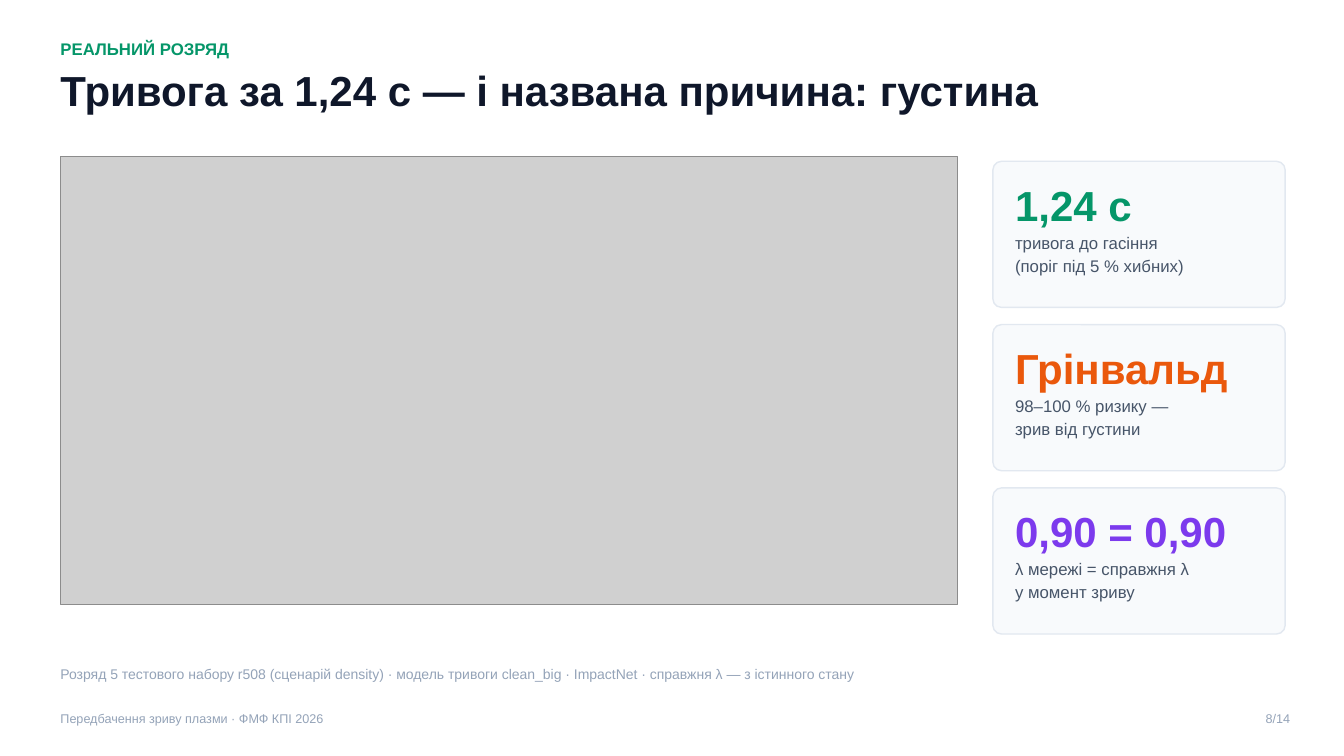
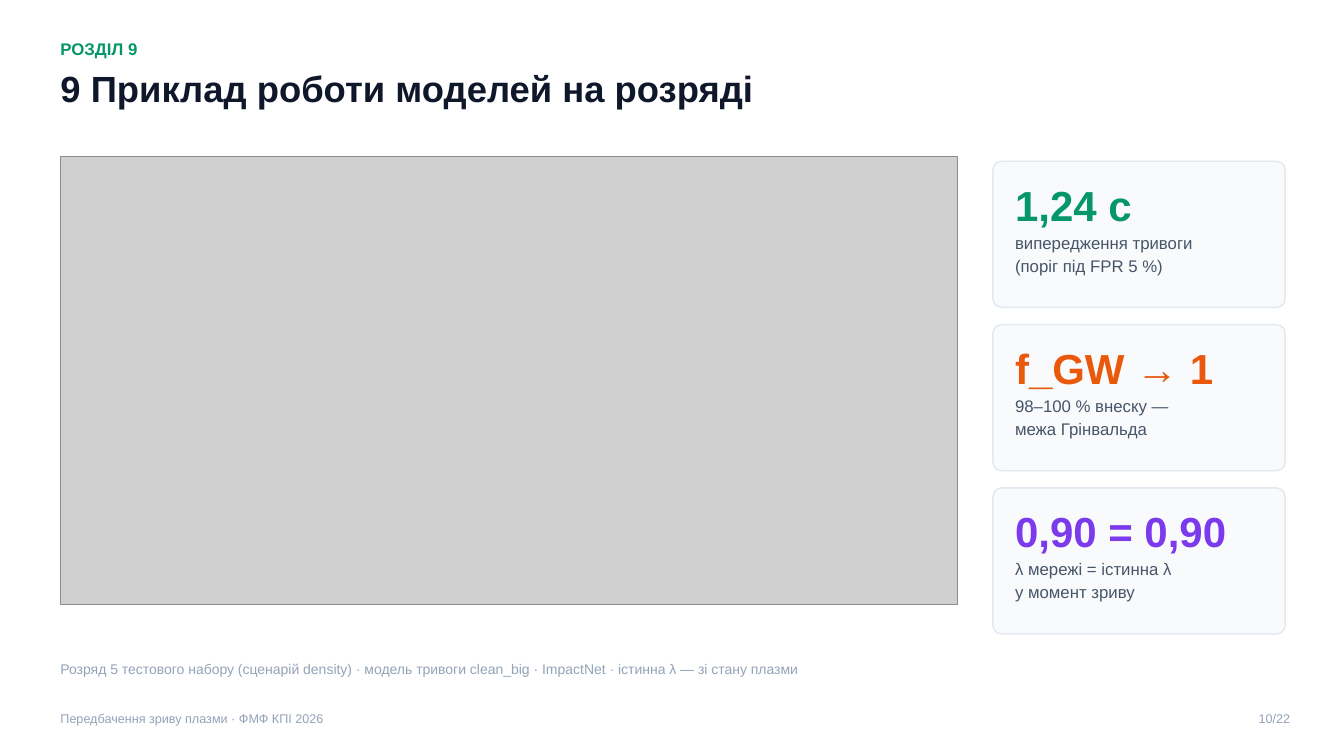
Before and after one commit to llllenah/plasma-disruption-prediction, a slide deck: slide 10 of docs/presentation.pptx (slide 8 before the commit). Drawn at 1344x756 pixels with LibreOffice and Linux fonts; fonts in the diff are those of the drawing; grey boxes stand for pictures. Boxes give left, top, right and bottom in pixels: in the first picture for what was removed or moved away, otherwise in the second. Text is boxed around its words. In the diff, an @@ line names an element or a change of style, - is before the commit and + after.

```diff
--- a/docs/presentation.pptx
+++ b/docs/presentation.pptx
@@ text at (x1=60, y1=43, x2=137, y2=59): text changed @@
-РЕАЛЬНИЙ РОЗРЯД
+РОЗДІЛ 9
@@ text at (x1=60, y1=75, x2=753, y2=110): text changed; size 30 to 26 pt @@
-Тривога за 1,24 с — і названа причина: густина
+9 Приклад роботи моделей на розряді
@@ text at (x1=1015, y1=240, x2=1193, y2=276): text changed @@
-тривога до гасіння
-(поріг під 5 % хибних)
+випередження тривоги
+(поріг під FPR 5 %)
@@ text at (x1=1015, y1=353, x2=1213, y2=439): text changed @@
-Грінвальд
-98–100 % ризику —
-зрив від густини
+f_GW → 1
+98–100 % внеску —
+межа Грінвальда
@@ text at (x1=1015, y1=563, x2=1171, y2=602): text changed @@
-λ мережі = справжня λ
-у момент зриву
+λ мережі = істинна λ
+у момент зриву
@@ text at (x1=60, y1=663, x2=798, y2=677): text changed @@
-Розряд 5 тестового набору r508 (сценарій density) · модель тривоги clean_big · ImpactNet · справжня λ — з істинного стану
+Розряд 5 тестового набору (сценарій density) · модель тривоги clean_big · ImpactNet · істинна λ — зі стану плазми
@@ text at (x1=1259, y1=714, x2=1291, y2=723): text changed @@
-8/14
+10/22
```
Also in this commit, not shown: 8 other slides changed, 13 slides added, 5 slides removed, 8 other files.
